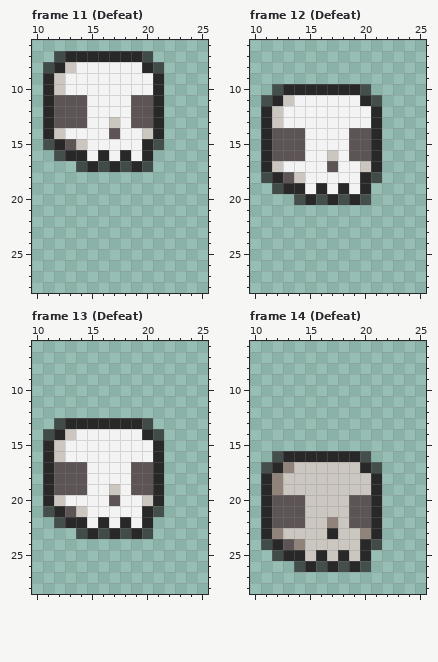
Two states of a pixel-art file, Dungeon/Content/Textures/StalKnight.aseprite. The picture above was drawn from the file before the commit.
32x32 pixels, 18 frames. Shown: frame 11 (Defeat): x 10..25, y 6..28; frame 12 (Defeat): x 10..25, y 6..28; frame 13 (Defeat): x 10..25, y 6..28; frame 14 (Defeat): x 10..25, y 6..28. The commit also changed other frames, which this record leaves out.
Once edited:
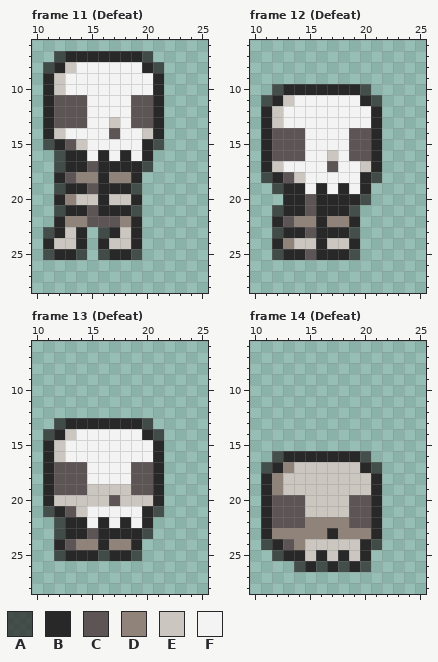
Palette (. is transparent): A #282828bf  B #282828  C #5d5555  D #90847a  E #ccc6c1  F #f3f3f3
What changed:
Frame 11 (Defeat), layer "StalKnight":
There is now colour A in row 17 at x 12; in row 19 at x 12 and 19; in row 21 at x 12 and 19; in row 23 at x 11 and 16; in row 25 at x 11, 14, 16 and 19.
There is now colour B in row 17 at x 13; in row 18 at x 12, 16 and 19; in row 19 at x 13 to 14 and 16 to 18; in row 20 at x 12, 16 and 19; in row 21 at x 13 to 14 and 16 to 18; in row 22 at x 12 and 19.
There is now colour B in row 23 at x 12, 14, 17 and 19; in row 24 at x 11, 14, 16 and 19; in row 25 at x 12 to 13 and 17 to 18.
The edit turns colour A into colour B in row 17 at x 14, 16 and 18.
There is now colour C in row 18 at x 13; in row 19 at x 15; in row 21 at x 15; in row 22 at x 15 to 17.
The edit turns colour B into colour C in row 17 at x 15.
There is now colour D in row 18 at x 14 to 15 and 17 to 18; in row 20 at x 13; in row 22 at x 13 to 14 and 18.
There is now colour E in row 20 at x 14 to 15 and 17 to 18; in row 23 at x 13 and 18; in row 24 at x 12 to 13 and 17 to 18.
Frame 12 (Defeat), layer "StalKnight":
There is now colour A in row 21 at x 12 and 19; in row 23 at x 12 and 19; in row 25 at x 12 and 19.
There is now colour B in row 20 at x 13; in row 21 at x 13 to 14 and 16 to 18; in row 22 at x 12, 16 and 19; in row 23 at x 13 to 14 and 16 to 18; in row 24 at x 12, 16 and 19; in row 25 at x 13 to 14 and 16 to 18.
The edit turns colour A into colour B in row 20 at x 14, 16 and 18.
There is now colour C in row 21 at x 15; in row 22 at x 13; in row 23 at x 15; in row 25 at x 15.
The edit turns colour B into colour C in row 20 at x 15.
There is now colour D in row 22 at x 14 to 15 and 17 to 18; in row 24 at x 13.
There is now colour E in row 24 at x 14 to 15 and 17 to 18.
Frame 13 (Defeat), layer "StalKnight":
There is now colour A in row 23 at x 12; in row 25 at x 12, 16 and 19.
There is now colour B in row 23 at x 13; in row 24 at x 12, 16 and 19; in row 25 at x 13 to 15 and 17 to 18.
The edit turns colour A into colour B in row 23 at x 14, 16 and 18.
There is now colour C in row 24 at x 13.
The edit turns colour B into colour C in row 23 at x 15.
There is now colour D in row 24 at x 14 to 15 and 17 to 18.
The edit turns colour F into colour E in row 19 at x 15 to 16 and 18; in row 20 at x 13 to 16 and 18 to 19.
Frame 14 (Defeat), layer "StalKnight":
The edit turns colour E into colour D in row 22 at x 15 to 16 and 18; in row 23 at x 13 to 16 and 18 to 19.
Boxes around the changes in both pictures, in picture pixels (x1, y1, x2, y2):
changed: (43, 161, 142, 260)
changed: (272, 194, 360, 260)
changed: (54, 484, 142, 561)
changed: (283, 517, 360, 539)
